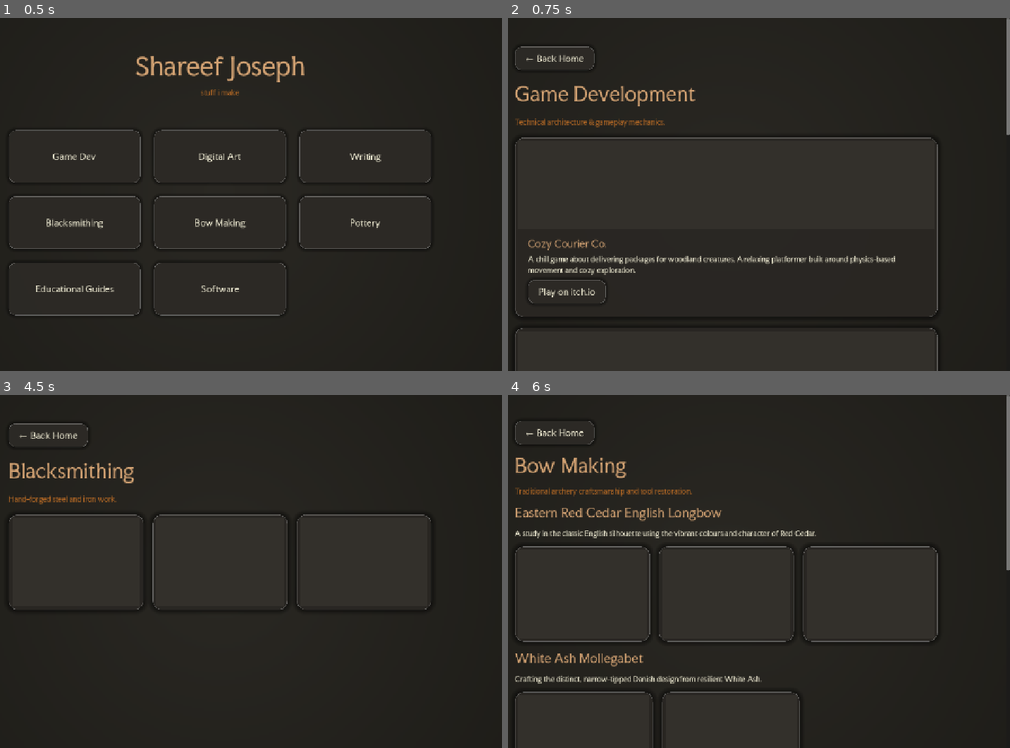
Above: before the commit, frames 1-4 (two rows, left to right).
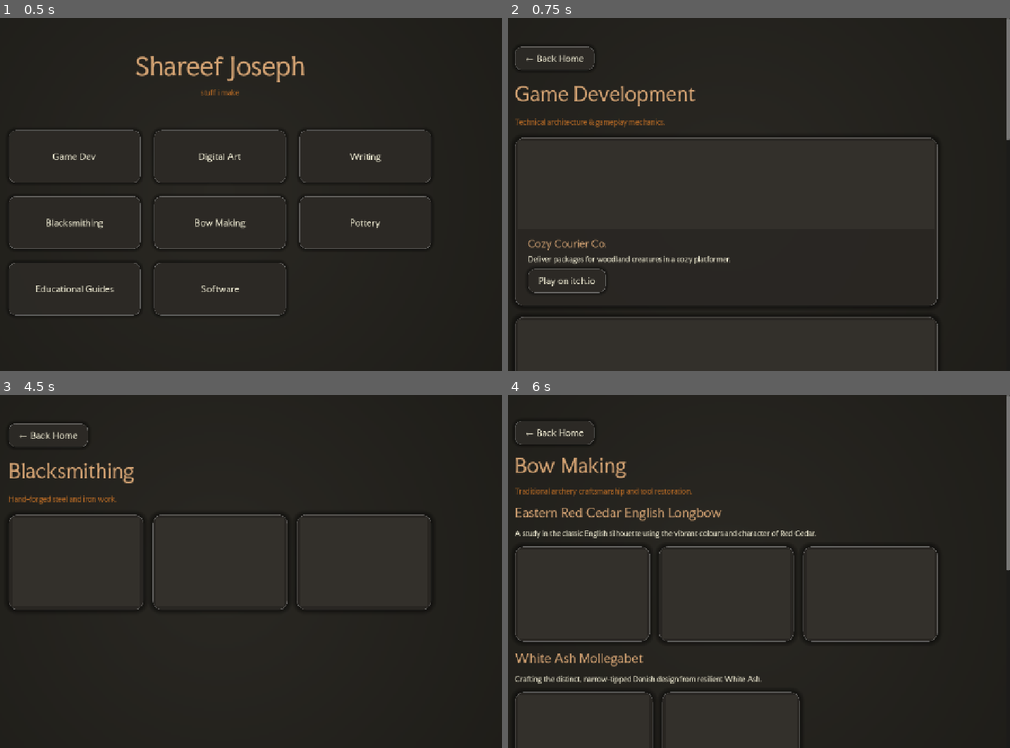
Above: after the commit, the same moments.

Repository: Amez73/website
Game: Godot game, scene res://scenes/LandingPage.tscn
Same seed, same stepped clock (60 frames per second), same inputs: the game is played once before the commit and once after it.
Inputs:
- Up to frame 1 (0.5 s): no input
- Up to frame 2 (0.75 s): click "Game Dev" at 0.5 s
- Up to frame 3 (4.5 s): click "← Back Home" at 1.25 s; click "Digital Art" at 2 s; click "← Back Home" at 2.75 s; click "Writing" at 3.5 s; click "Blacksmithing" at 4.25 s
- Up to frame 4 (6 s): click "← Back Home" at 5 s; click "Bow Making" at 5.75 s

Frame 1 is identical in both runs. In frame 2, 2.3% of the frame differs, in the area x 1-100%, y 33-90%; in frame 3, less than 0.1%; in frame 4, less than 0.1%.

Commit message:
Trim Game Dev descriptions to short taglines
Co-Authored-By: Claude Opus 5.5 <noreply@anthropic.com>

Diff:
--- a/scenes/pages/GameDev.tscn
+++ b/scenes/pages/GameDev.tscn
@@ -63,7 +63,7 @@
 layout_mode = 2
 image_texture = ExtResource("4")
 title_text = "Cozy Courier Co."
-description = "A chill game about delivering packages for woodland creatures. A relaxing platformer built around physics-based movement and cozy exploration."
+description = "Deliver packages for woodland creatures in a cozy platformer."
 link_text = "Play on itch.io"
 external_url = "https://amez73.itch.io/cozy-courier-co"
 
@@ -71,7 +71,7 @@
 layout_mode = 2
 image_texture = ExtResource("4")
 title_text = "Underground Golem Fight Club (UgFC)"
-description = "A strategy-fighting hybrid. Brew potions to dope up your Golem fighter, place wagers, and earn riches as it crushes rock in the arena."
+description = "Brew potions, dope your golem, and bet on the fight."
 link_text = "Play on itch.io"
 external_url = "https://kevinjarocki.itch.io/ugfc"
 
@@ -79,7 +79,7 @@
 layout_mode = 2
 image_texture = ExtResource("4")
 title_text = "Blade Rush"
-description = "Created for Godot Gamejam #68. A fast-paced action experience where you run a forge and manage the rush of blade-smithing under pressure."
+description = "Run a frantic forge. Made for Godot Gamejam #68."
 link_text = "Play on itch.io"
 external_url = "https://danieldomaracki.itch.io/bladerush"
 
@@ -87,7 +87,7 @@
 layout_mode = 2
 image_texture = ExtResource("4")
 title_text = "Fencing Game"
-description = "A head-to-head fencing action game built in Godot. Pick up your blade and fight! Playable in the browser or on Windows."
+description = "Head-to-head fencing. Pick up your blade and fight!"
 link_text = "Play on itch.io"
 external_url = "https://amez73.itch.io/fencing-game"
 
@@ -95,7 +95,7 @@
 layout_mode = 2
 image_texture = ExtResource("4")
 title_text = "Idle Clicker Battler"
-description = "An action-packed idle clicker where battles are won one click at a time. Currently in development, built in Godot and playable in the browser or on Windows."
+description = "Win battles one click at a time."
 link_text = "Play on itch.io"
 external_url = "https://amez73.itch.io/idle-clicker-battler"
 
